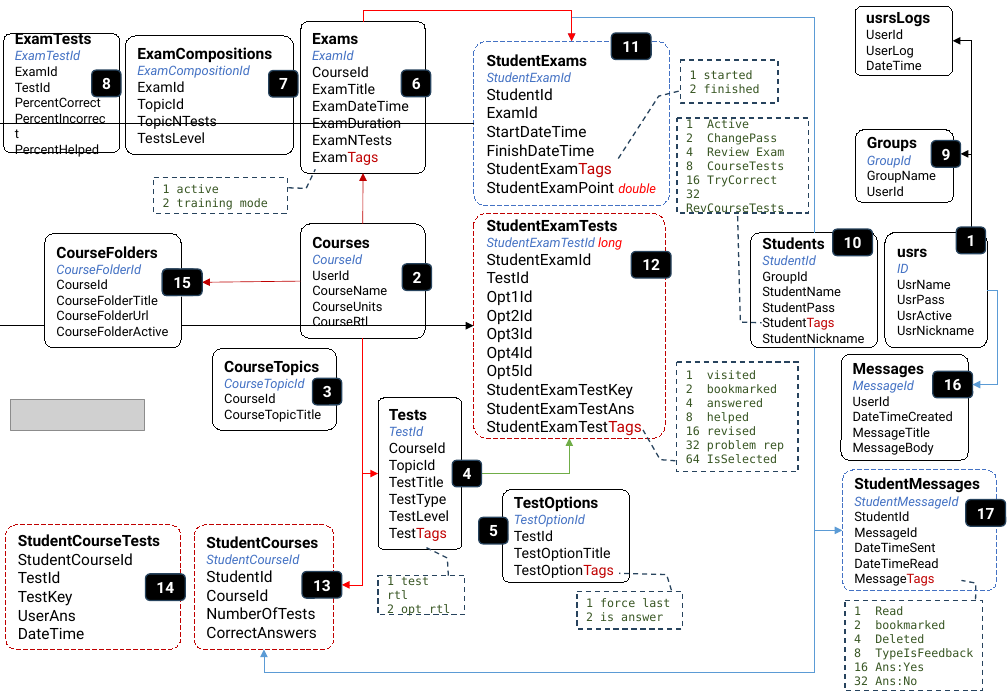
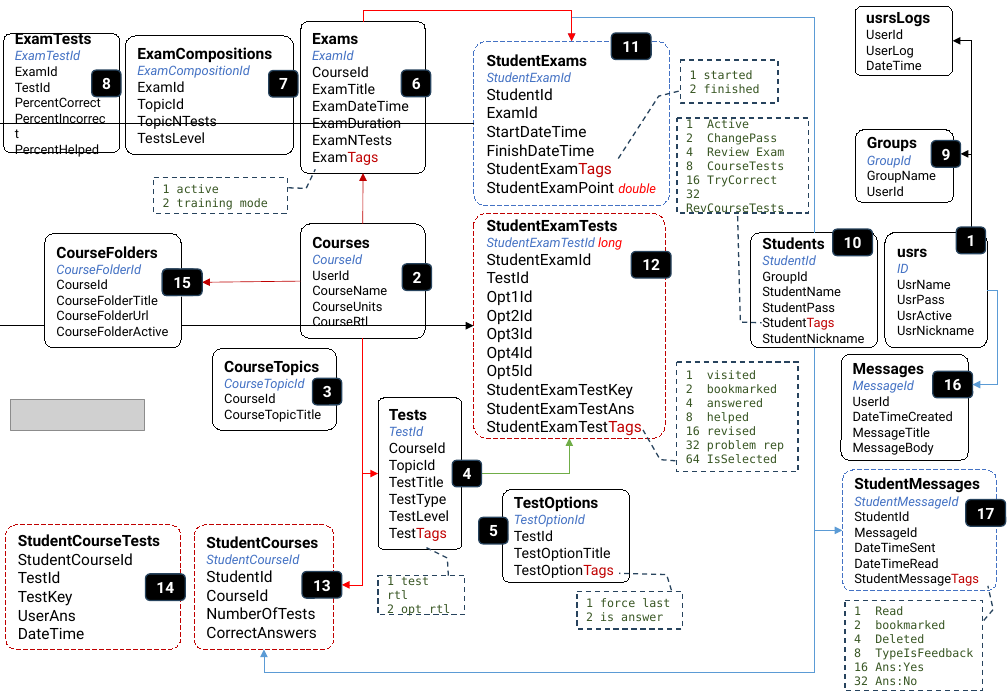
Before and after one commit to msht-ir/Examiner_blazorWebApp, a slide deck: slide 1 of ExaminerB/.appCatalog/ExaminerB notes 1404.pptx. Drawn at 1008x698 pixels with LibreOffice and Linux fonts; fonts in the diff are those of the drawing; grey boxes stand for pictures. Boxes give left, top, right and bottom in pixels: in the first picture for what was removed or moved away, otherwise in the second. Text is boxed around its words. In the diff, an @@ line names an element or a change of style, - is before the commit and + after.

Commit message:
-Backend done for: 16 (messages), 17(studentMessages)

```diff
--- a/ExaminerB/.appCatalog/ExaminerB notes 1404.pptx
+++ b/ExaminerB/.appCatalog/ExaminerB notes 1404.pptx
@@ text in rounded rectangle at box(854, 573, 979, 586): text changed @@
-MessageTags
+StudentMessageTags
@@ border callout "1 Read" at box(845, 600, 983, 691): proportions changed @@
```
Also in this commit, not shown: 3 other files.
